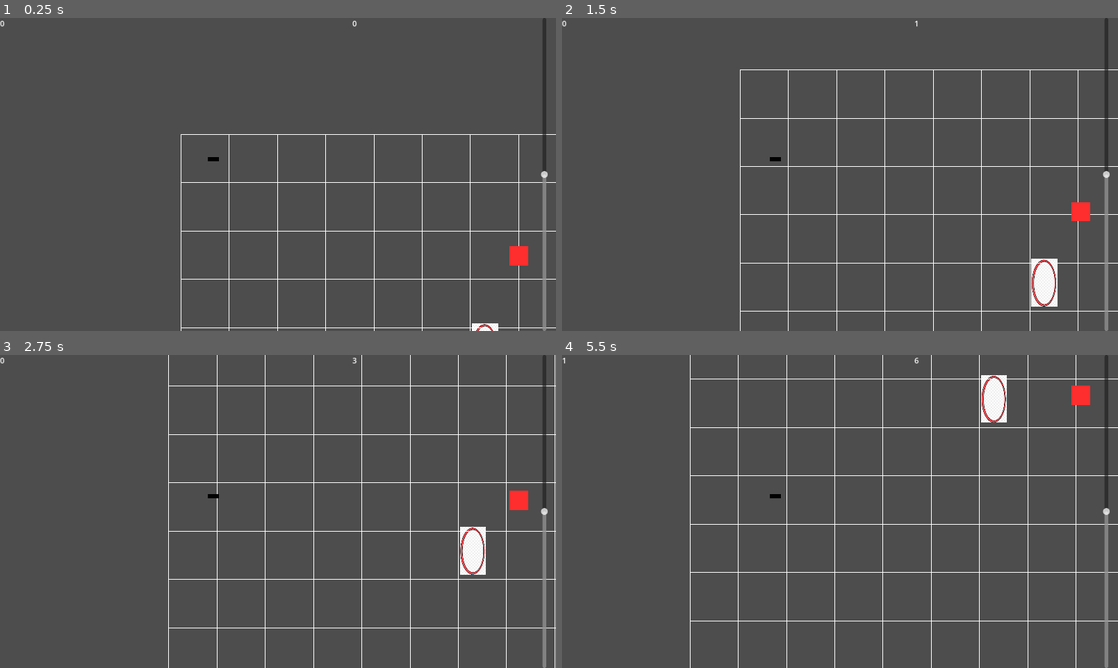
Above: before the commit, frames 1-4 (two rows, left to right).
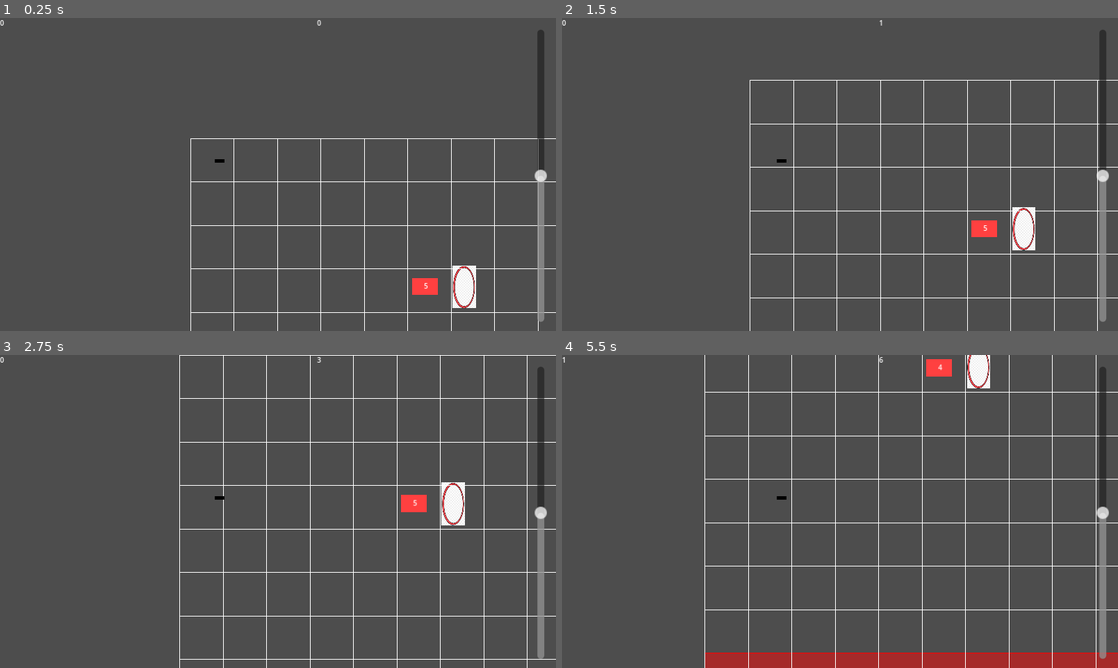
Above: after the commit, the same moments.

Repository: DvirKomlosh/glider
Game: Godot game, scene res://Scences/Main.tscn
Two runs of this game, one before a commit and one after it. Both use one fixed random seed, a clock stepped at 60 frames per second and the inputs below.
Inputs (mouse positions are in pixels of both pictures, inside the frame that each line leads up to):
- Up to frame 1 (0.25 s): no input
- Up to frame 2 (1.5 s): move the mouse to (962, 158) at 0.52 s; tap Space at 0.77 s; move the mouse to (728, 190) at 1.27 s
- Up to frame 3 (2.75 s): tap Space at 1.52 s; move the mouse to (333, 442) at 2.02 s
- Up to frame 4 (5.5 s): move the mouse to (812, 574) at 2.77 s; tap Space at 3.02, 3.77, 4.52 s; move the mouse to (1006, 558) at 3.52 s; move the mouse to (673, 464) at 4.27 s; move the mouse to (867, 511) at 5.02 s

The runs differ from the first frame. In frame 1, 4.8% of the frame differs, in the area x 0-100%, y 0-100%; in frame 2, 6.1%; in frame 3, 7.1%; in frame 4, 10%.

Commit message:
indicators

Diff:
--- a/Scences/Main.tscn
+++ b/Scences/Main.tscn
@@ -31,19 +31,23 @@
 "
 horizontal_alignment = 2
 
-[node name="VSlider" type="VSlider" parent="CanvasLayer"]
+[node name="Controller" type="VSlider" parent="CanvasLayer"]
 anchors_preset = 11
 anchor_left = 1.0
 anchor_right = 1.0
 anchor_bottom = 1.0
-offset_left = -32.0
-offset_right = -16.0
+offset_left = -57.0
+offset_top = 27.0
+offset_right = -35.0
+offset_bottom = -357.0
 grow_horizontal = 0
 grow_vertical = 2
+scale = Vector2(2, 2)
 min_value = -90.0
 max_value = 90.0
 
-[node name="ColorRect" type="ColorRect" parent="CanvasLayer"]
+[node name="RingIndicator" type="ColorRect" parent="CanvasLayer"]
+visible = false
 anchors_preset = 6
 anchor_left = 1.0
 anchor_top = 0.5
--- a/Scences/Ring.tscn
+++ b/Scences/Ring.tscn
@@ -1,7 +1,8 @@
-[gd_scene load_steps=5 format=3 uid="uid://ryby62sdmkgt"]
+[gd_scene load_steps=6 format=3 uid="uid://ryby62sdmkgt"]
 
 [ext_resource type="Texture2D" uid="uid://cjps34wyoyujf" path="res://Assets/hoop.png" id="1_hybc7"]
 [ext_resource type="Script" path="res://Scripts/Ring.gd" id="1_sas4b"]
+[ext_resource type="Script" path="res://Scences/ring_indicator.gd" id="3_07uct"]
 
 [sub_resource type="RectangleShape2D" id="RectangleShape2D_s8l7c"]
 size = Vector2(8, 142)
@@ -42,4 +43,24 @@
 position = Vector2(0, 75)
 shape = SubResource("RectangleShape2D_4shaa")
 
+[node name="CanvasLayer" type="CanvasLayer" parent="."]
+
+[node name="RingIndicator" type="ColorRect" parent="CanvasLayer"]
+offset_left = -233.0
+offset_top = -25.0
+offset_right = -173.0
+offset_bottom = 13.0
+color = Color(1, 0.25, 0.25, 1)
+script = ExtResource("3_07uct")
+
+[node name="RingDistance" type="Label" parent="CanvasLayer/RingIndicator"]
+layout_mode = 0
+offset_left = 11.5
+offset_top = 6.5
+offset_right = 51.5
+offset_bottom = 29.5
+text = "200"
+horizontal_alignment = 1
+vertical_alignment = 1
+
 [connection signal="body_entered" from="Middle" to="." method="_on_in_loop"]
--- /dev/null
+++ b/Scences/ring_indicator.gd
@@ -0,0 +1,18 @@
+extends ColorRect
+
+var x_margin_size = 100
+var y_margin_size = 10
+
+# Called every frame. 'delta' is the elapsed time since the previous frame.
+func _process(delta: float) -> void:
+	pass
+
+func nan():
+	var parent_pos = get_node("../..").get_global_transform_with_canvas().origin
+	var vp_size = get_viewport_rect().size
+
+	var pos = Vector2(parent_pos.x - 120, parent_pos.y - 20)
+
+	pos.x = clamp(pos.x, -100, vp_size.x - size.x - x_margin_size)
+	pos.y = clamp(pos.y, y_margin_size , vp_size.y - size.y - y_margin_size)
+	position = pos
--- a/Scripts/Ring.gd
+++ b/Scripts/Ring.gd
@@ -2,5 +2,39 @@
 
 signal in_hoop
 
+var x_margin_size = 100
+var y_margin_size = 10
+
+var is_on_screen
+
+
+
+@onready var indicator = $CanvasLayer/RingIndicator
+@onready var indicator_label = $CanvasLayer/RingIndicator/RingDistance
+@onready var indicator_size = indicator.size
+
 func _on_in_loop(body):
 	in_hoop.emit()
+
+func set_indicator(glider_global_position):
+	var origin_position = get_global_transform_with_canvas().origin
+	var vp_size = get_viewport_rect().size
+
+	var pos = Vector2(origin_position.x - 120, origin_position.y - 20)
+
+	pos.x = clamp(pos.x, -100, vp_size.x - indicator_size.x - x_margin_size)
+	pos.y = clamp(pos.y, y_margin_size , vp_size.y - indicator_size.y - y_margin_size)
+	indicator.position = pos
+
+	var distance = int((global_position.x - glider_global_position.x) / 1000)
+
+	var base_size = Vector2(60,40)
+	var scalar = 1 - distance / 800.0
+	indicator.size.x = int(base_size.x * scalar)
+	indicator.size.y = int(base_size.y * scalar)
+
+
+	if distance > 100 or distance < 0:
+		indicator.visible = false
+
+	indicator_label.text = str(distance)
--- a/Scripts/Rings.gd
+++ b/Scripts/Rings.gd
@@ -1,8 +1,6 @@
 extends Node2D
 
 signal in_hoop
-
-
 
 var ring_scene = preload("res://Scences/Ring.tscn")
 var last_update_position = 0
@@ -26,25 +24,15 @@
 		if len(get_children()) == 0:
 			next_ring_update += ring_distance
 			ring_distance += 2000
-			print("instans", next_ring_update, glider_position.x)
-			_instentiate_ring(Vector2(next_ring_update, 1800 + 1 * randf_range(-500, 500)))
+			_instentiate_ring(Vector2(next_ring_update, 1800 + 1 * randf_range(-1000, 1000)))
 
 	var rings = get_children()
 
 
 	if len(rings) > 0:
-		var min = rings[0].global_position
-		var min_local = rings[0].position
-		for ring in rings:
-			var pos = ring.global_position
-			if min.x > pos.x and pos.x > $"../Glider".global_position.x:
-				min = pos
-				min_local = ring.position
+		rings[0].set_indicator(glider_position)
 
 
-
-		var screen_coord = get_viewport().get_screen_transform() * get_global_transform_with_canvas() * min_local
-		$"../CanvasLayer/ColorRect".position.y = screen_coord.y
 
 
 func _instentiate_ring(new_pos: Vector2):
--- a/Scripts/glider.gd
+++ b/Scripts/glider.gd
@@ -19,9 +19,7 @@
 
 	var screen_height = 5040.0
 	if alive:
-		#look_at(get_global_mouse_position())
-		#rotation = - ($"../CanvasLayer/VSlider".value  * PI) / 180
-		rotation = asin( - $"../CanvasLayer/VSlider".value/90)
+		rotation = asin( - $"../CanvasLayer/Controller".value/90)
 
 	# clamp rotation:
 	rotation = max(rotation,-PI/2)
--- a/project.godot
+++ b/project.godot
@@ -17,7 +17,10 @@
 
 [display]
 
+window/size/viewport_width=1280
+window/size/viewport_height=720
 window/stretch/mode="canvas_items"
+window/stretch/aspect="expand"
 
 [rendering]
 
Not shown, changed: export_presets.cfg
